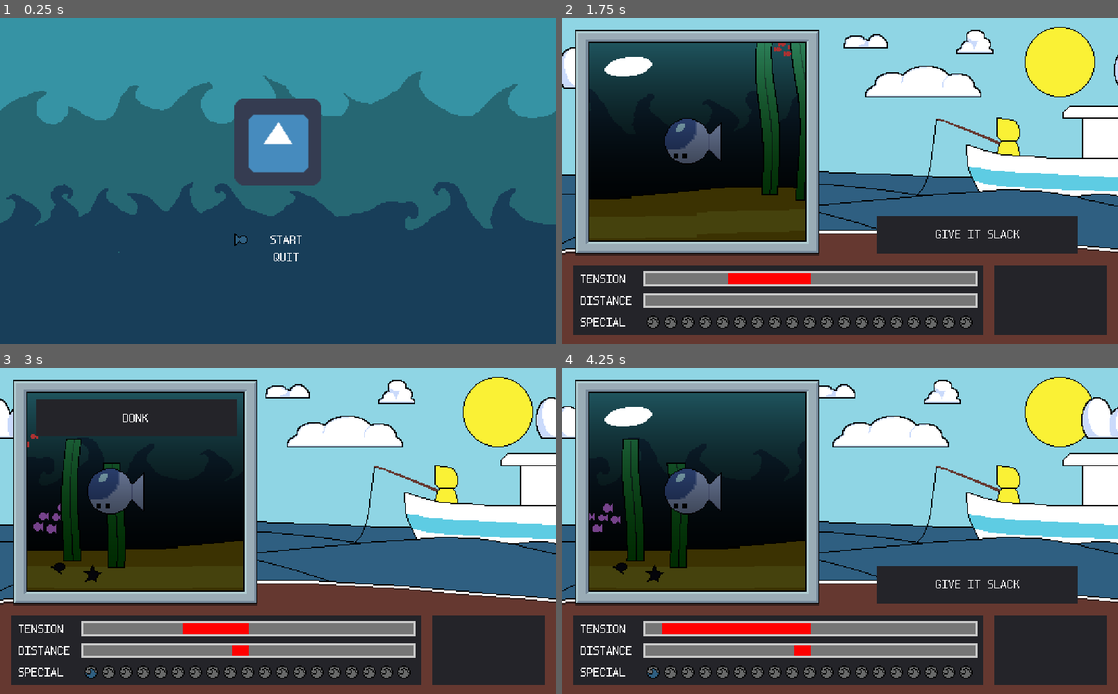
Above: before the commit, frames 1-4 (two rows, left to right).
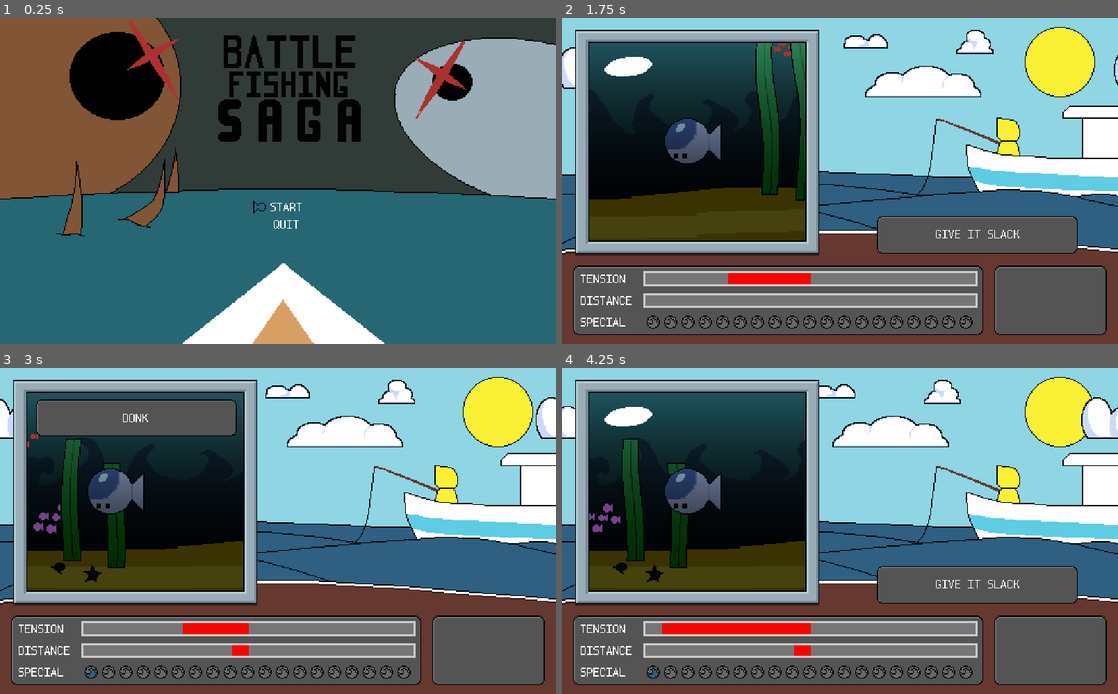
Above: after the commit, the same moments.

Repository: TateKennington/Battle-Fish-Saga
Game: Godot game, scene res://GUI/MainMenu.tscn
Same seed, same stepped clock (60 frames per second), same inputs: the game is played once before the commit and once after it. The engine's default icon, where the game draws it, is replaced by a stand-in: a white triangle on a blue panel in a dark square.
Inputs:
- Up to frame 1 (0.25 s): no input
- Up to frame 2 (1.75 s): tap Enter at 0.5 s; hold Up 0.53-1.28 s; tap Space at 0.77, 1.25, 1.52 s; hold Down from 1.28 s (still down)
- Up to frame 3 (3 s): release Down at 2.03 s; hold Up from 2.03 s (still down)
- Up to frame 4 (4.25 s): tap Space at 3.02, 3.77 s; release Up at 3.53 s; hold Down from 3.53 s (still down)

The runs differ from the first frame. In frame 1, 96% of the frame differs, in the area x 0-100%, y 0-100%; in frame 2, 17%; in frame 3, 17%; in frame 4, 17%.

Commit message:
Add custom panel, start working on main menu art

Diff:
--- a/GUI/BattleGUI.tscn
+++ b/GUI/BattleGUI.tscn
@@ -7,6 +7,7 @@
 [ext_resource path="res://GUI/Dashboard.png" type="Texture" id=5]
 [ext_resource path="res://GUI/Components/SpecialBar/SpecialBar.tscn" type="PackedScene" id=6]
 [ext_resource path="res://GUI/Components/PlayerDialog/PlayerDialog.tscn" type="PackedScene" id=7]
+[ext_resource path="res://GUI/Components/Panel.png" type="Texture" id=8]
 
 [node name="BattleGUI" type="Control"]
 anchor_right = 1.0
@@ -24,7 +25,7 @@
 "_edit_use_anchors_": false
 }
 
-[node name="StatsPanel" type="Panel" parent="."]
+[node name="StatsPanel" type="NinePatchRect" parent="."]
 anchor_top = 1.0
 anchor_right = 0.783
 anchor_bottom = 1.0
@@ -32,9 +33,11 @@
 margin_top = -72.0
 margin_right = -12.896
 margin_bottom = -8.0
-__meta__ = {
-"_edit_use_anchors_": false
-}
+texture = ExtResource( 8 )
+patch_margin_left = 4
+patch_margin_top = 4
+patch_margin_right = 4
+patch_margin_bottom = 4
 
 [node name="Tension" type="Control" parent="StatsPanel"]
 anchor_right = 1.0
@@ -49,7 +52,7 @@
 margin_bottom = 19.0
 value = 10.0
 hover_value = 40.0
-hover_alpha = 0.330434
+hover_alpha = 0.174396
 
 [node name="Label" type="Label" parent="StatsPanel/Tension"]
 margin_left = 7.0
@@ -76,7 +79,7 @@
 margin_bottom = 19.0
 value = 10.0
 hover_value = 40.0
-hover_alpha = 0.330434
+hover_alpha = 0.174396
 
 [node name="Label" type="Label" parent="StatsPanel/Distance"]
 margin_left = 7.0
@@ -113,7 +116,7 @@
 margin_right = 367.839
 margin_bottom = 17.933
 
-[node name="Panel" type="Panel" parent="."]
+[node name="Panel" type="NinePatchRect" parent="."]
 anchor_left = 0.778
 anchor_top = 1.0
 anchor_right = 1.0
@@ -121,9 +124,11 @@
 margin_top = -72.0
 margin_right = -10.0
 margin_bottom = -8.0
-__meta__ = {
-"_edit_use_anchors_": false
-}
+texture = ExtResource( 8 )
+patch_margin_left = 4
+patch_margin_top = 4
+patch_margin_right = 4
+patch_margin_bottom = 4
 
 [node name="CenterContainer" type="CenterContainer" parent="Panel"]
 anchor_right = 1.0
@@ -135,7 +140,7 @@
 margin_right = 51.0
 margin_bottom = 32.0
 
-[node name="EnemyDialog" type="Panel" parent="."]
+[node name="EnemyDialog" type="NinePatchRect" parent="."]
 visible = false
 anchor_left = 0.048
 anchor_top = 0.073
@@ -145,6 +150,11 @@
 margin_top = 7.2459
 margin_right = -7.19507
 margin_bottom = -141.454
+texture = ExtResource( 8 )
+patch_margin_left = 4
+patch_margin_top = 4
+patch_margin_right = 4
+patch_margin_bottom = 4
 
 [node name="Label" type="Label" parent="EnemyDialog"]
 anchor_right = 1.0
--- a/GUI/Components/MenuTile/MenuTile.gd
+++ b/GUI/Components/MenuTile/MenuTile.gd
@@ -1,5 +1,5 @@
 tool
-extends Panel
+extends NinePatchRect
 
 class_name MenuTile
 
--- a/GUI/Components/MenuTile/MenuTile.tscn
+++ b/GUI/Components/MenuTile/MenuTile.tscn
@@ -1,24 +1,27 @@
-[gd_scene load_steps=4 format=2]
+[gd_scene load_steps=5 format=2]
 
 [ext_resource path="res://font.tres" type="BitmapFont" id=1]
 [ext_resource path="res://GUI/Components/MenuItem/Indicator.png" type="Texture" id=2]
 [ext_resource path="res://GUI/Components/MenuTile/MenuTile.gd" type="Script" id=3]
+[ext_resource path="res://GUI/Components/Panel.png" type="Texture" id=4]
 
-[node name="MenuTile" type="Panel"]
+[node name="MenuTile" type="NinePatchRect"]
 margin_right = 160.0
 margin_bottom = 40.0
 rect_min_size = Vector2( 160, 40 )
+texture = ExtResource( 4 )
+patch_margin_left = 4
+patch_margin_top = 4
+patch_margin_right = 4
+patch_margin_bottom = 4
 script = ExtResource( 3 )
-__meta__ = {
-"_edit_use_anchors_": false
-}
 
 [node name="MenuItem" type="HBoxContainer" parent="."]
 anchor_right = 1.0
 anchor_bottom = 1.0
-margin_left = 3.0
+margin_left = 8.0
 margin_top = 3.0
-margin_right = -3.0
+margin_right = -8.0
 margin_bottom = -3.0
 __meta__ = {
 "_edit_use_anchors_": false
@@ -42,7 +45,7 @@
 [node name="Label" type="Label" parent="MenuItem"]
 margin_left = 16.0
 margin_top = 13.0
-margin_right = 154.0
+margin_right = 144.0
 margin_bottom = 21.0
 size_flags_horizontal = 3
 custom_fonts/font = ExtResource( 1 )
--- a/GUI/Components/PlayerDialog/PlayerDialog.gd
+++ b/GUI/Components/PlayerDialog/PlayerDialog.gd
@@ -1,4 +1,4 @@
-extends Panel
+extends NinePatchRect
 
 class_name PlayerDialog
 
--- a/GUI/Components/PlayerDialog/PlayerDialog.tscn
+++ b/GUI/Components/PlayerDialog/PlayerDialog.tscn
@@ -1,9 +1,10 @@
-[gd_scene load_steps=19 format=2]
+[gd_scene load_steps=20 format=2]
 
 [ext_resource path="res://GUI/Components/SpecialCounter/SpecialCounter.tscn" type="PackedScene" id=1]
 [ext_resource path="res://GUI/Components/PlayerDialog/PlayerDialog.gd" type="Script" id=2]
 [ext_resource path="res://GUI/Components/SpecialCounter/Indicator3.png" type="Texture" id=3]
 [ext_resource path="res://font.tres" type="BitmapFont" id=4]
+[ext_resource path="res://GUI/Components/Panel.png" type="Texture" id=5]
 
 [sub_resource type="VisualShaderNodeScalarFunc" id=1]
 function = 12
@@ -144,11 +145,16 @@
 shader_param/AnimationSpeed = 2.0
 shader_param/AnimationMultiplier = 0.0
 
-[node name="PlayerDialog" type="Panel"]
+[node name="PlayerDialog" type="NinePatchRect"]
 margin_left = 289.524
 margin_top = 181.72
 margin_right = 474.524
 margin_bottom = 216.72
+texture = ExtResource( 5 )
+patch_margin_left = 4
+patch_margin_top = 4
+patch_margin_right = 4
+patch_margin_bottom = 4
 script = ExtResource( 2 )
 __meta__ = {
 "_edit_group_": true,
--- a/GUI/LevelSelect.tscn
+++ b/GUI/LevelSelect.tscn
@@ -8,15 +8,16 @@
 [ext_resource path="res://icon.png" type="Texture" id=6]
 [ext_resource path="res://Enemy/DonkFish/DonkFish.tscn" type="PackedScene" id=7]
 [ext_resource path="res://GUI/Components/MenuTile/MenuTile.tscn" type="PackedScene" id=8]
+[ext_resource path="res://GUI/Components/Panel.png" type="Texture" id=9]
 
-[sub_resource type="Resource" id=4]
+[sub_resource type="Resource" id=1]
 script = ExtResource( 2 )
 name = "Donk Fish"
 description = "oh laudy hes a donkin"
 enemy_scene = ExtResource( 7 )
 enemy_sprite = ExtResource( 4 )
 
-[sub_resource type="Resource" id=5]
+[sub_resource type="Resource" id=2]
 script = ExtResource( 2 )
 name = "icon png"
 description = "old friend"
@@ -43,16 +44,18 @@
 margin_bottom = -10.0
 menu_item = ExtResource( 8 )
 
-[node name="Preview" type="Panel" parent="."]
+[node name="Preview" type="NinePatchRect" parent="."]
 anchor_right = 1.0
 anchor_bottom = 1.0
 margin_left = 190.0
 margin_top = 10.0
 margin_right = -10.0
 margin_bottom = -125.0
-__meta__ = {
-"_edit_use_anchors_": false
-}
+texture = ExtResource( 9 )
+patch_margin_left = 4
+patch_margin_top = 4
+patch_margin_right = 4
+patch_margin_bottom = 4
 
 [node name="TextureRect" type="TextureRect" parent="Preview"]
 modulate = Color( 0.145098, 0.145098, 0.145098, 1 )
@@ -69,7 +72,7 @@
 "_edit_use_anchors_": false
 }
 
-[node name="Description" type="Panel" parent="."]
+[node name="Description" type="NinePatchRect" parent="."]
 anchor_right = 1.0
 anchor_bottom = 1.0
 margin_left = 190.0
@@ -77,9 +80,11 @@
 margin_right = -10.0
 margin_bottom = -10.0
 theme = SubResource( 3 )
-__meta__ = {
-"_edit_use_anchors_": false
-}
+texture = ExtResource( 9 )
+patch_margin_left = 4
+patch_margin_top = 4
+patch_margin_right = 4
+patch_margin_bottom = 4
 
 [node name="Label" type="Label" parent="Description"]
 anchor_right = 1.0
--- a/GUI/MainMenu.tscn
+++ b/GUI/MainMenu.tscn
@@ -1,8 +1,7 @@
-[gd_scene load_steps=6 format=2]
+[gd_scene load_steps=5 format=2]
 
-[ext_resource path="res://icon.png" type="Texture" id=1]
+[ext_resource path="res://GUI/MainMenu.png" type="Texture" id=1]
 [ext_resource path="res://GUI/Components/MenuItem/MenuItem.tscn" type="PackedScene" id=2]
-[ext_resource path="res://Background/OceanBackground-Far.png" type="Texture" id=3]
 [ext_resource path="res://GUI/Components/Menu/Menu.tscn" type="PackedScene" id=4]
 [ext_resource path="res://GUI/MainMenu.gd" type="Script" id=5]
 
@@ -17,7 +16,7 @@
 [node name="TextureRect" type="TextureRect" parent="."]
 anchor_right = 1.0
 anchor_bottom = 1.0
-texture = ExtResource( 3 )
+texture = ExtResource( 1 )
 __meta__ = {
 "_edit_use_anchors_": false
 }
@@ -25,30 +24,30 @@
 [node name="CenterContainer" type="CenterContainer" parent="."]
 anchor_right = 1.0
 anchor_bottom = 1.0
+margin_top = 65.0
 __meta__ = {
 "_edit_use_anchors_": false
 }
 
 [node name="VBoxContainer" type="VBoxContainer" parent="CenterContainer"]
-margin_left = 216.0
-margin_top = 74.0
-margin_right = 296.0
-margin_bottom = 226.0
-
-[node name="TextureRect" type="TextureRect" parent="CenterContainer/VBoxContainer"]
-margin_right = 80.0
-margin_bottom = 120.0
-rect_min_size = Vector2( 0, 120 )
-texture = ExtResource( 1 )
+margin_left = 233.0
+margin_top = 103.0
+margin_right = 279.0
+margin_bottom = 131.0
 
 [node name="Menu" parent="CenterContainer/VBoxContainer" instance=ExtResource( 4 )]
+margin_top = 0.0
+margin_right = 46.0
+margin_bottom = 28.0
 
 [node name="MenuItem" parent="CenterContainer/VBoxContainer/Menu" instance=ExtResource( 2 )]
+margin_right = 46.0
 text = "Start"
 expand = true
 
 [node name="MenuItem2" parent="CenterContainer/VBoxContainer/Menu" instance=ExtResource( 2 )]
 margin_top = 16.0
+margin_right = 46.0
 margin_bottom = 28.0
 text = "quit"
 expand = true
--- a/project.godot
+++ b/project.godot
@@ -39,7 +39,7 @@
 "language": "GDScript",
 "path": "res://GUI/Components/MenuItem/MenuItem.gd"
 }, {
-"base": "Panel",
+"base": "NinePatchRect",
 "class": "MenuTile",
 "language": "GDScript",
 "path": "res://GUI/Components/MenuTile/MenuTile.gd"
@@ -49,7 +49,7 @@
 "language": "GDScript",
 "path": "res://Player/Player.gd"
 }, {
-"base": "Panel",
+"base": "NinePatchRect",
 "class": "PlayerDialog",
 "language": "GDScript",
 "path": "res://GUI/Components/PlayerDialog/PlayerDialog.gd"
Not shown: 1 places in GUI/BattleGUI.tscn that only renumber resources
Binary file added: GUI/Components/Panel.png
Not shown, added: GUI/Components/Panel.png.import
Not shown: 2 places in GUI/LevelSelect.tscn that only renumber resources
Binary file added: GUI/MainMenu.aseprite
Binary file added: GUI/MainMenu.png
Not shown, added: GUI/MainMenu.png.import
